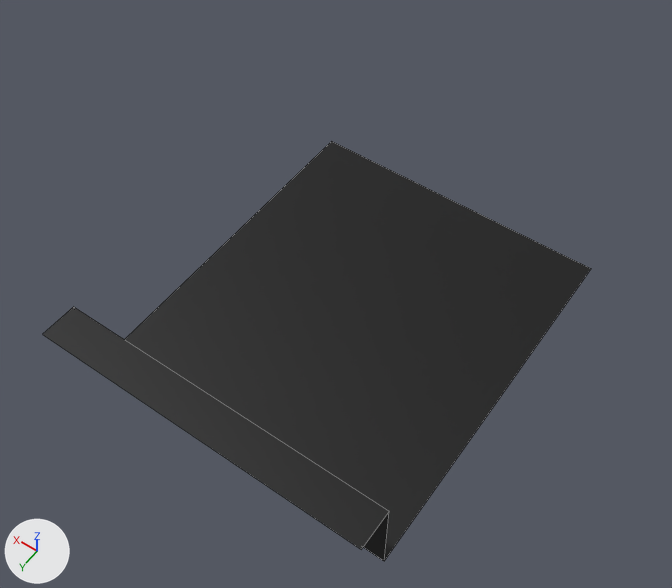
A saved change to the Blender file Blender/Assets/Theaters/Blackbox.blend.
Rendered twice from a 50 mm lens placed at (-10.23, 15.31, 24.7), pointed at (0.08, 0.88, 2.03). The lights are fixed; the arrows at lower left show +X, +Y and +Z. Mesh edges are drawn as thin lines.

The older version as bpy lines, for what is in view:
```python
ob_arcade_wall = bpy.data.objects.new('Arcade Wall', me_plane_008)
ob_arcade_wall.parent = ob_blackbox
ob_arcade_wall.location = (-6.401, 0.0, -2.438)
ob_arcade_wall.rotation_euler = (1.571, 0.0, 1.571)  # degrees (90, 0, 90)
ob_arcade_wall.scale = (18.0, 8.0, 1.0)
ob_auditorium_wall = bpy.data.objects.new('Auditorium Wall', me_plane_011)
ob_auditorium_wall.parent = ob_blackbox
ob_auditorium_wall.location = (7.62, 0.0, -0.857)
ob_auditorium_wall.rotation_euler = (1.571, 0.0, 1.571)  # degrees (90, 0, 90)
ob_auditorium_wall.scale = (18.0, 2.81, 1.0)
ob_blackbox_floor = bpy.data.objects.new('BlackBox Floor', me_plane_001)
ob_blackbox_floor.parent = ob_blackbox
ob_blackbox_floor.location = (0.0, 0.0, -4.877)
ob_blackbox_floor.scale = (6.4, 5.49, 1.0)
ob_catwalk_floor = bpy.data.objects.new('Catwalk Floor', me_plane_010)
ob_catwalk_floor.parent = ob_blackbox
ob_catwalk_floor.location = (7.01, 0.0, -1.714)
ob_catwalk_floor.scale = (0.61, 5.49, 1.0)
ob_catwalk_wall = bpy.data.objects.new('Catwalk Wall', me_plane_007)
ob_catwalk_wall.parent = ob_blackbox
ob_catwalk_wall.location = (6.401, 0.0, -3.296)
ob_catwalk_wall.rotation_euler = (1.571, 0.0, 1.571)  # degrees (90, 0, 90)
ob_catwalk_wall.scale = (18.0, 5.19, 1.0)
ob_lobby_wall = bpy.data.objects.new('Lobby Wall', me_plane_014)
ob_lobby_wall.parent = ob_blackbox
ob_lobby_wall.location = (0.0, 5.486, -2.438)
ob_lobby_wall.rotation_euler = (1.571, 0.0, 0.0)  # degrees (90, 0, 0)
ob_lobby_wall.scale = (21.0, 8.0, 1.0)
ob_scene_shop_wall = bpy.data.objects.new('Scene Shop Wall', me_plane_015)
ob_scene_shop_wall.parent = ob_blackbox
ob_scene_shop_wall.location = (0.0, -5.486, -2.438)
ob_scene_shop_wall.rotation_euler = (1.571, 0.0, 0.0)  # degrees (90, 0, 0)
ob_scene_shop_wall.scale = (21.0, 8.0, 1.0)
```
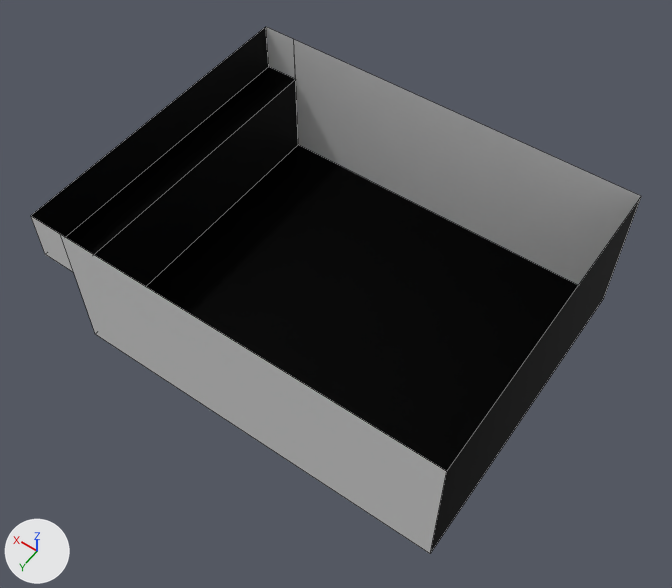
What differs and where, as boxes (x1, y1, x2, y2) in the pictures (672 x 588 px):
'BlackBox Floor', surface changed, moved
    before: (124, 141, 591, 561)
    after: (146, 145, 578, 471)
'Scene Shop Wall', shown
    after: (266, 27, 641, 285)
'Lobby Wall', shown
    after: (31, 216, 446, 553)
'Catwalk Floor', surface changed, moved
    before: (43, 307, 389, 549)
    after: (66, 67, 295, 255)
'Catwalk Wall', surface changed, moved
    before: (364, 512, 389, 561)
    after: (94, 79, 298, 286)
'Auditorium Wall', shown (black)
    after: (31, 27, 269, 237)
'Arcade Wall', shown (black)
    after: (430, 198, 641, 553)

The change, as a list of edits to the scene's bpy script:
```text
Change mat_black_paint:
    add mat_black_paint.specular_ior_level = 0.05
Change mat_bricks:
    where n0 = _N.new('ShaderNodeBsdfPrincipled'); n0.name = 'Principled BSDF'
    add n0.inputs[13].default_value = 0.05  # 'Specular IOR Level'
Change ob_arcade_wall:
    remove ob_arcade_wall.parent = ob_blackbox
    ob_arcade_wall.location: (-6.401, 0.0, -2.438) -> (-6.401, 0.0, 2.438)
    remove ob_arcade_wall.hide_set(True)
Change ob_auditorium_wall:
    remove ob_auditorium_wall.parent = ob_blackbox
    ob_auditorium_wall.location: (7.62, 0.0, -0.857) -> (7.62, 0.0, 4.02)
    remove ob_auditorium_wall.hide_set(True)
Change ob_blackbox_floor:
    remove ob_blackbox_floor.parent = ob_blackbox
    ob_blackbox_floor.location: (0.0, 0.0, -4.877) -> (0.0, 0.0, 0.0)
Change ob_catwalk_floor:
    remove ob_catwalk_floor.parent = ob_blackbox
    ob_catwalk_floor.location: (7.01, 0.0, -1.714) -> (7.01, 0.0, 3.162)
Change ob_catwalk_wall:
    remove ob_catwalk_wall.parent = ob_blackbox
    ob_catwalk_wall.location: (6.401, 0.0, -3.296) -> (6.401, 0.0, 1.581)
Change ob_lobby_wall:
    remove ob_lobby_wall.parent = ob_blackbox
    ob_lobby_wall.location: (0.0, 5.486, -2.438) -> (0.0, 5.486, 2.438)
    remove ob_lobby_wall.hide_set(True)
Change ob_scene_shop_wall:
    remove ob_scene_shop_wall.parent = ob_blackbox
    ob_scene_shop_wall.location: (0.0, -5.486, -2.438) -> (0.0, -5.486, 2.438)
    remove ob_scene_shop_wall.hide_set(True)
```
